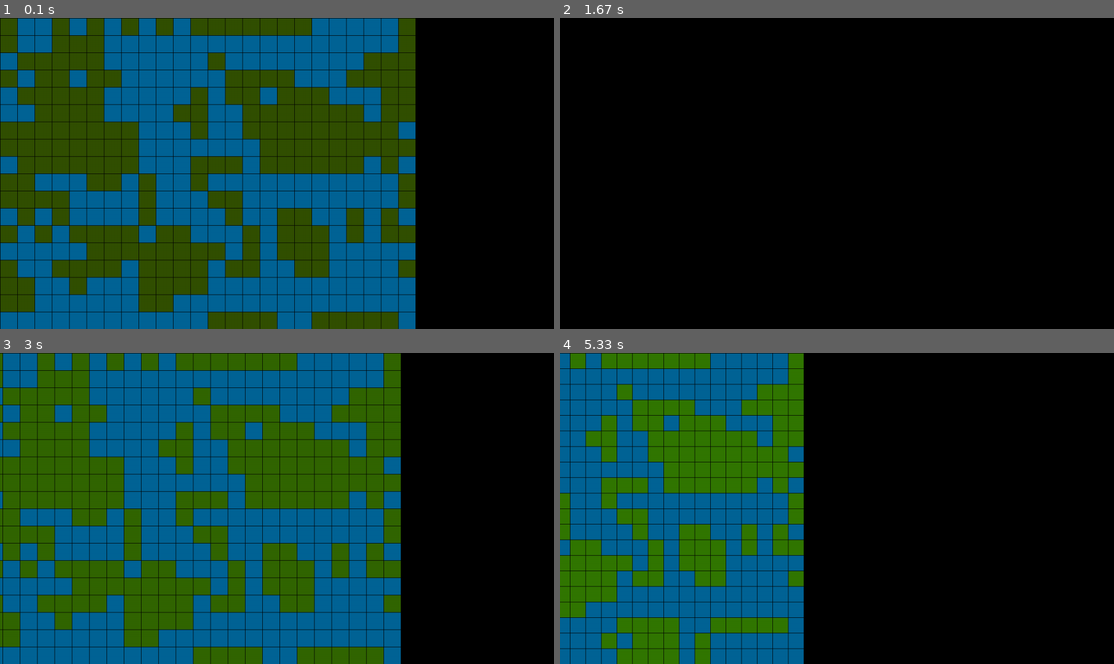
Above: before the commit, frames 1-4 (two rows, left to right).
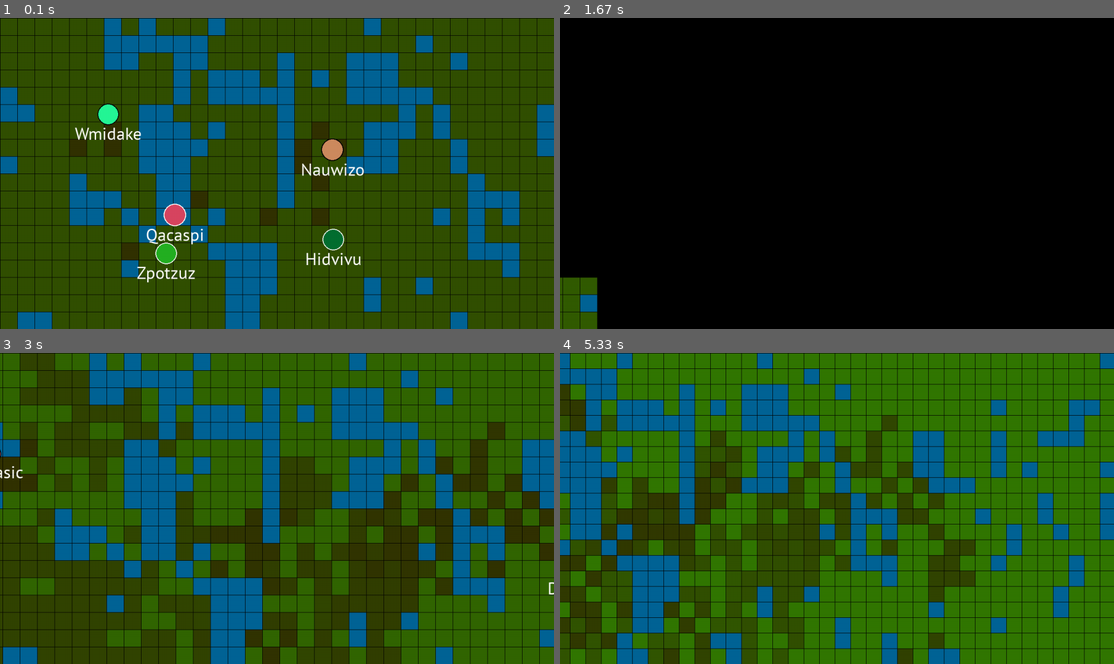
Above: after the commit, the same moments.

Repository: coding-lines/evolvers
Game: pygame game, started from Evolvers/run_v2.py
Same seed, same stepped clock (60 frames per second), same inputs: the game is played once before the commit and once after it.
Inputs (mouse positions are in pixels of both pictures, inside the frame that each line leads up to):
- Up to frame 1 (0.1 s): no input
- Up to frame 2 (1.67 s): hold Right 0.33-0.8 s; hold Up 0.88-1.18 s; hold Right from 1.22 s (still down)
- Up to frame 3 (3 s): release Right at 1.68 s; hold Left 1.72-2.25 s; hold Down 2.28-2.58 s; hold Left from 2.62 s (still down)
- Up to frame 4 (5.33 s): release Left at 3.02 s; hold Up 3.05-3.42 s; click (665, 580) at 3.5 s; hold Right 3.78-4.42 s; hold Down 4.45-4.82 s; hold Left 4.85-5.32 s

The runs differ from the first frame. In frame 1, 59% of the frame differs, in the area x 0-100%, y 0-100%; in frame 2, 1.1%; in frame 3, 72%; in frame 4, 85%.

Commit message:
Implemented creatures with neural network as a brain

Diff:
--- a/Evolvers/Creature.py
+++ b/Evolvers/Creature.py
@@ -1,6 +1,7 @@
 import creatureNames
 import math
 import random
+import time
 import GeneticNN
 
 class CreatureProperties:
@@ -41,8 +42,8 @@
             self.color = CreatureProperties.get_random_color()
             self.background_color = CreatureProperties.get_background_color(self.color)
 
-            self.x = 0
-            self.y = 0
+            self.x = random.randint(0, 20)
+            self.y = random.randint(0, 20)
             self.rotation = random.randint(0, 359)
 
             self.v_x = 0
@@ -72,6 +73,7 @@
             self.memory = 0
 
     def create_mutation_of(self, other):
+        self.populated = True
         self.name = CreatureProperties.alter_name(other.name)
 
         self.color = CreatureProperties.alter_color(other.color)
@@ -88,6 +90,8 @@
         self.age = 0
         self.ancestors = other.ancestors[:19] + [other.name]
 
+        self.last_iteration = time.time()
+
         self.brain_type = other.brain_type[:]
         if other.brain_type == "neural_network":
             self.brain_storage = other.brain_storage.mutate()
@@ -96,15 +100,17 @@
 
         self.energy = 100
 
-    def run_iteration(self, world):
-        if self.populated:
+    def run_iteration(self, world, speed = 20):
+        reproduce = False
+        delta_time = speed * (time.time() - self.last_iteration)
+        if self.populated and not math.isnan(delta_time):
             chunk_id = str(math.floor(self.x / world.chunk_size)) + "_" + str(math.floor(self.y / world.chunk_size))
 
             if world.is_chunk_loaded(chunk_id):
 
                 chunk = world.get_chunk(chunk_id)
 
-                chunk_coords = [round(self.x % world.chunk_size), round(self.y % world.chunk_size)]
+                chunk_coords = [math.floor(self.x % world.chunk_size), math.floor(self.y % world.chunk_size)]
 
                 ground_type = chunk.terrain[chunk_coords[0]][chunk_coords[1]]
                 ground_is_water = 1 if ground_type == -1 else 0
@@ -114,9 +120,78 @@
                 if self.brain_type == "neural_network":
                     changes = self.brain_storage.predict([self.energy, ground_is_water, ground_food, self.rotation, 1, self.memory])
 
-                    self.memory = changes[-1]
+                    self.memory = changes[4]
 
                 else:
                     print("Could not complete creature iteration: No valid brain logic type.")
 
-            self.rotation
+                #Rotation change
+                self.rotation += changes[0] * delta_time
+                if self.rotation > 360 or self.rotation < 0:
+                    self.rotation = self.rotation % 360
+
+                #Speed change
+                #Limit maximum speed
+                if changes[1] > 5:
+                    changes[1] = 5
+                elif changes[1] < 0:
+                    changes[1] = 0
+
+                self.energy -= changes[1] * delta_time
+
+                #Eating
+                if changes[2] > 0.5:
+                    self.energy -= delta_time #Discourage constant eating
+
+                    if ground_is_water:
+                        self.energy -= 10 * delta_time #Trying to eat water hurts the creature
+                    else:
+                        self.energy += min(10 * delta_time, ground_food)
+                        world.chunks[chunk_id].food[chunk_coords[0]][chunk_coords[1]] -= min(10 * delta_time, ground_food)
+
+                #Reproduction
+                if changes[3] > 0.5:
+                    if self.energy >= 200:
+                        self.energy -= 100
+                        reproduce = True
+
+
+                #PHYSICS
+                rotation_rad = self.rotation * (math.pi / 180)
+
+                acceleration_x = math.cos(rotation_rad)
+                acceleration_y = math.sin(rotation_rad)
+
+                vector_length = math.sqrt((acceleration_x ** 2) + (acceleration_y ** 2))
+
+                acceleration_x /= vector_length
+                acceleration_y /= vector_length
+
+                acceleration_x *= changes[1]
+                acceleration_y *= changes[1]
+
+                if delta_time < 1:
+                    self.v_x = (1 - delta_time) * self.v_x + acceleration_x * delta_time
+                    self.v_y = (1 - delta_time) * self.v_y + acceleration_y * delta_time
+
+                else:
+                    self.v_x = acceleration_x
+                    self.v_y = acceleration_y
+
+                self.x += acceleration_x * delta_time
+                self.y += acceleration_y * delta_time
+
+                #Limit movement across world borders
+                if world.size_limit != [0, 0]:
+                    if self.x < 0:
+                        self.x = 1
+                    elif self.x > world.size_limit[0] * world.chunk_size:
+                        self.x = world.size_limit[0] * world.chunk_size - 1
+
+                    if self.y < 0:
+                        self.y = 1
+                    elif self.y > world.size_limit[1] * world.chunk_size:
+                        self.y = world.size_limit[1] * world.chunk_size - 1
+
+        self.last_iteration = time.time()
+        return world, reproduce
--- a/Evolvers/CreatureManager.py
+++ b/Evolvers/CreatureManager.py
@@ -1,3 +1,36 @@
+import Creature
+
 class CreatureManager:
     def __init__(self, tile_limit = [0, 0]):
         self.tile_limit = tile_limit
+        self.creatures = []
+
+    def full_iteration(self, world):
+        reproducing = []
+        death = []
+        for n_creature, creature in enumerate(self.creatures):
+            world, reproduce = creature.run_iteration(world)
+
+            if creature.energy <= 0:
+                death += [n_creature]
+
+            if reproduce:
+                reproducing += [n_creature]
+
+        new_creatures = []
+
+        for i in reproducing:
+            new_creatures += [Creature.Creature(new=False)]
+            new_creatures[-1].create_mutation_of(self.creatures[i])
+
+        death.reverse()
+
+        for i in death:
+            del self.creatures[i]
+
+        self.creatures += new_creatures
+
+        if len(self.creatures) < 5:
+            self.creatures += [Creature.Creature(new=True)]
+
+        return world
--- a/Evolvers/GeneticNN.py
+++ b/Evolvers/GeneticNN.py
@@ -39,17 +39,28 @@
 
         neuron_outputs = []
 
-        for neuron in self.neurons[layer_no]:
-            neuron_inputs = data.copy()
+        if layer_no == 0:
+            for n_neuron, neuron in enumerate(self.neurons[layer_no]):
+                neuron_input = data[n_neuron]
 
-            for element, value in enumerate(neuron_inputs):
-                neuron_inputs[element] = value * neuron.input_weights[element] #Apply input weights
+                neuron_output = neuron_input * neuron.input_weights[0]
 
-            neuron_output = sum(neuron_inputs)
+                neuron_outputs += [neuron_output]
 
-            neuron_outputs += [neuron_output]
+            return neuron_outputs
 
-        return neuron_outputs
+        else:
+            for neuron in self.neurons[layer_no]:
+                neuron_inputs = data.copy()
+
+                for element, value in enumerate(neuron_inputs):
+                    neuron_inputs[element] = value * neuron.input_weights[element] #Apply input weights
+
+                neuron_output = sum(neuron_inputs)
+
+                neuron_outputs += [neuron_output]
+
+            return neuron_outputs
 
     def predict(self, data):
 
--- a/Evolvers/Renderer.py
+++ b/Evolvers/Renderer.py
@@ -4,10 +4,12 @@
 import random
 
 class Renderer:
-    def __init__(self, dimensions, pixels_per_tile = 40):
+    def __init__(self, dimensions, font, pixels_per_tile = 40):
         self.scaling = pixels_per_tile
         self.width = dimensions[0]
         self.height = dimensions[1]
+
+        self.font = font
 
         self.water_color = [0, 100, 150]
         self.infertile = [100, 100, 100]
@@ -61,3 +63,17 @@
 
         for n in range(math.ceil(self.width / tile_size)):
             pygame.draw.line(screen, [0, 0, 0], [(-camera.x % 1) * tile_size + n * tile_size, 0], [(-camera.x % 1) * tile_size + n * tile_size, self.height])
+
+    def render_creatures(self, screen, camera, creatures):
+
+        font = pygame.font.Font(self.font, round(camera.z * 40))
+
+        for creature in creatures:
+            size = round(((creature.energy + 50) * camera.z * self.scaling) // 250)
+            pos = [(creature.x - camera.x) * self.scaling * camera.z, (creature.y - camera.y) * self.scaling * camera.z]
+
+            pygame.draw.circle(screen, creature.background_color, pos, size + 2)
+            pygame.draw.circle(screen, creature.color, pos, size)
+
+            name_label = font.render(creature.name, True, [255, 255, 255])
+            screen.blit(name_label, [pos[0] - (name_label.get_width() // 2), pos[1] + size])
--- a/Evolvers/World.py
+++ b/Evolvers/World.py
@@ -86,4 +86,6 @@
                 self.chunks[chunk].run_iteration(regrowth_factor = self.regrowth_factor)
                 count += 1
 
-        print(count)
+
+    def full_creature_iteration(self):
+        self = self.creature_manager.full_iteration(self)
--- a/Evolvers/run_v2.py
+++ b/Evolvers/run_v2.py
@@ -32,9 +32,9 @@
 clock = pygame.time.Clock()
 pygame.display.set_caption("Evolvers")
 
-test_world = World.World(size_limit=[2,2])
+test_world = World.World(size_limit=[4,4], water_cover=0.2)
 cam = Camera.Camera()
-renderer = Renderer.Renderer(dimensions)
+renderer = Renderer.Renderer(dimensions, "font/PTSans-Regular.ttf")
 
 dt = 0
 t = time.time()
@@ -60,10 +60,12 @@
         cam.x += dt * cam.movement_speed
 
     test_world.visible_only_world_iteration(renderer, cam)
+    test_world.full_creature_iteration()
 
 
     screen.fill([0,0,0])
     renderer.render_world(screen, cam, test_world)
+    renderer.render_creatures(screen, cam, test_world.creature_manager.creatures)
 
     pygame.display.flip()
 
